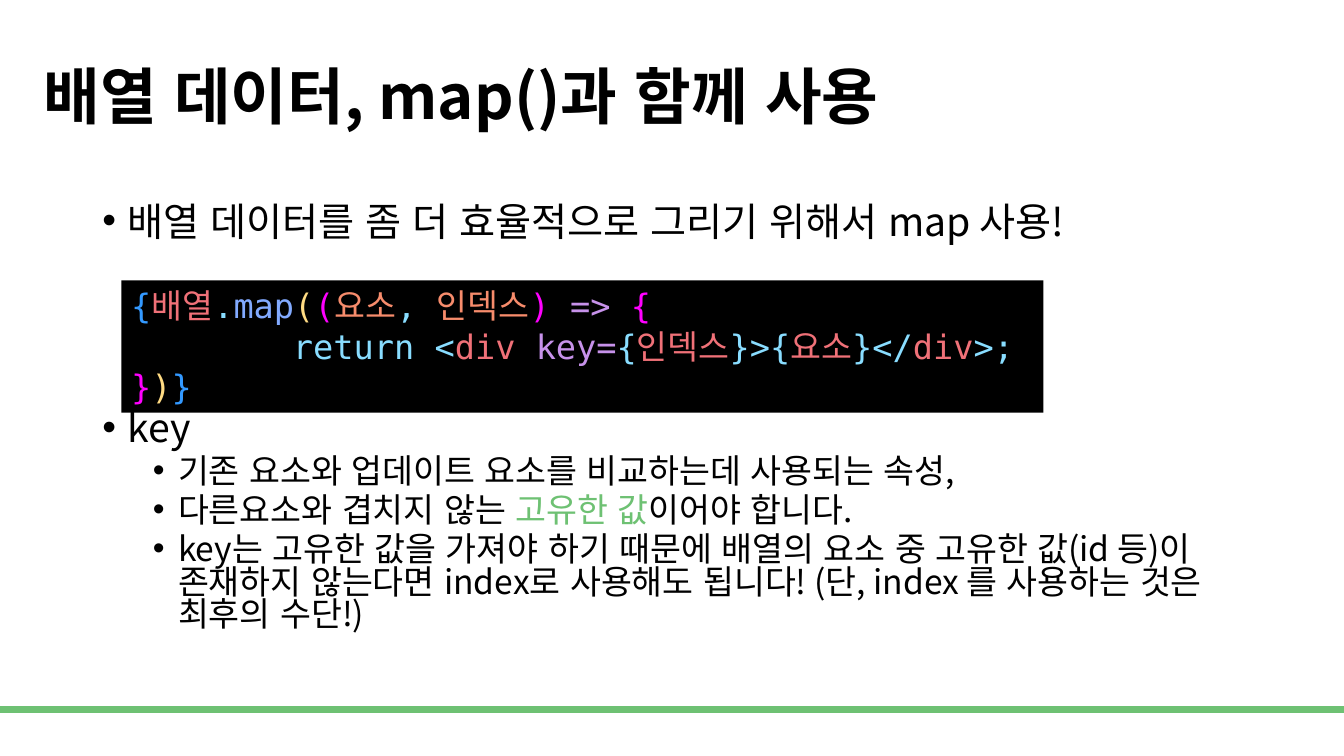
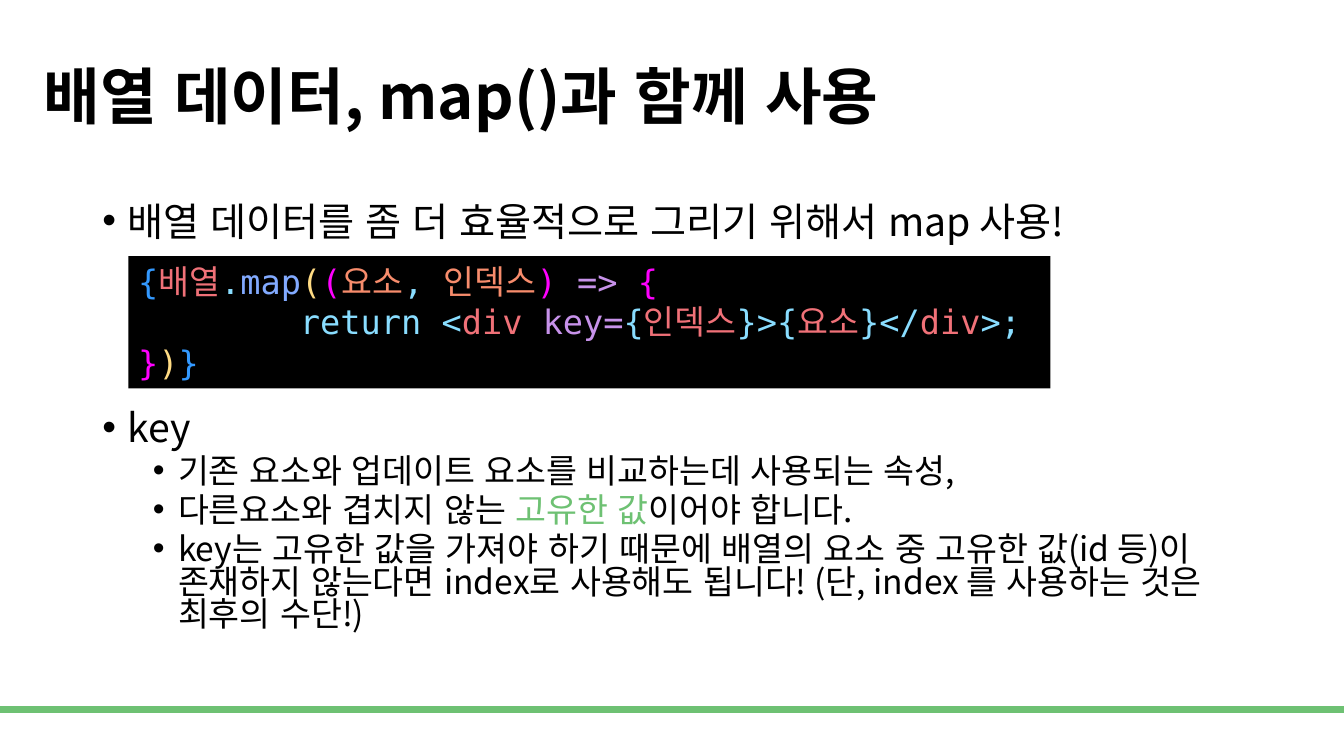
Before and after one commit to DevDamon0527/SeSAC_Yeongdeungpo_Campus_6th, a slide deck: slide 4 of material/[SeSAC_YDP_6] 26_React_map_filter.pptx. Drawn at 1344x756 pixels with LibreOffice and Linux fonts; fonts in the diff are those of the drawing; background and template pictures are left out. Boxes give left, top, right and bottom in pixels: in the first picture for what was removed or moved away, otherwise in the second. Text is boxed around its words. In the diff, an @@ line names an element or a change of style, - is before the commit and + after.

```diff
--- a/material/[SeSAC_YDP_6] 26_React_map_filter.pptx
+++ b/material/[SeSAC_YDP_6] 26_React_map_filter.pptx
@@ rectangle "{배열.map((요소, 인덱스) => {": place and size @@
-rectangle "{배열.map((요소, 인덱스) => {" at box(121, 280, 1044, 412)
+rectangle "{배열.map((요소, 인덱스) => {" at box(128, 256, 1051, 388)
```
Also in this commit, not shown: 2 other slides changed, 18 other files.
